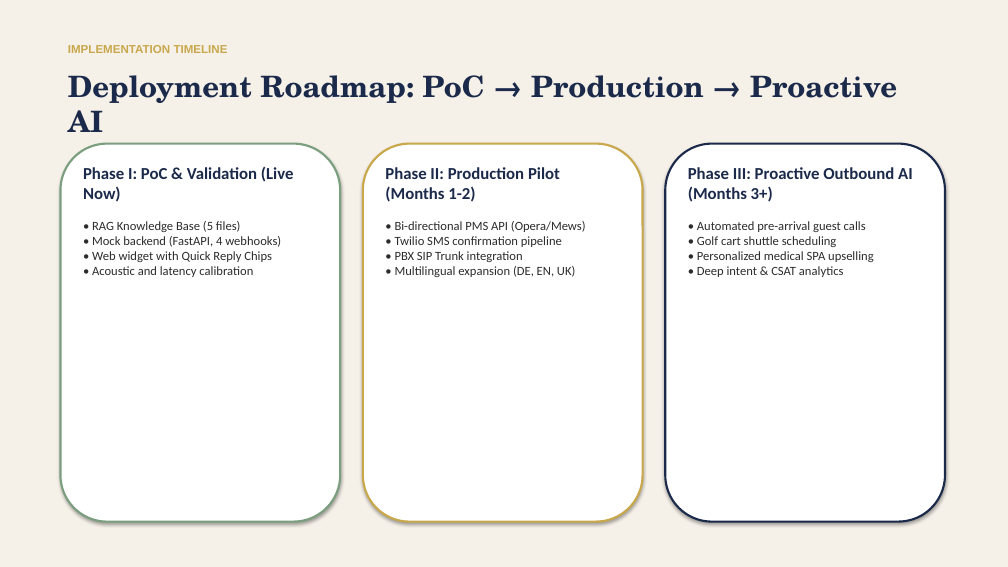
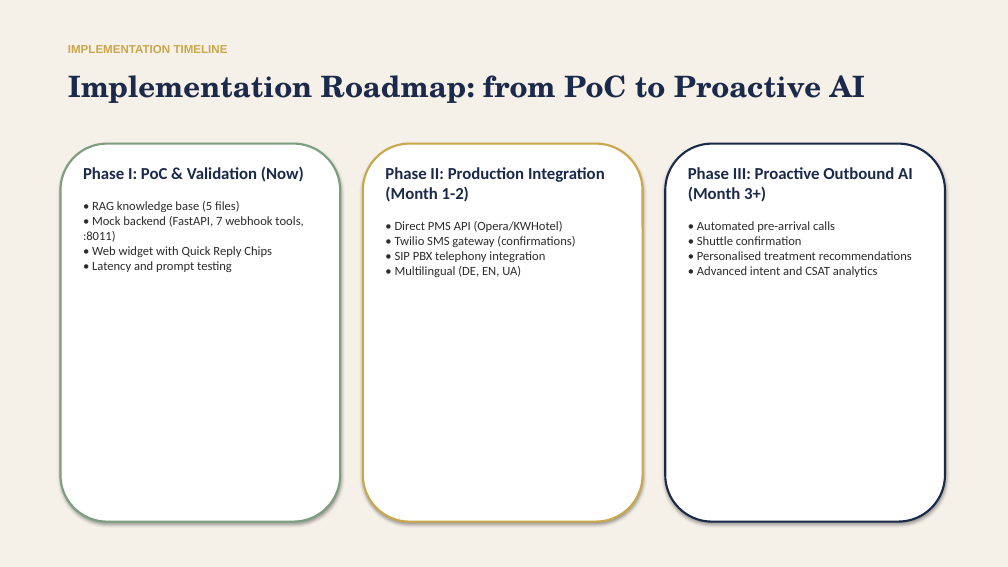
Before and after one commit to kpulka/Elevenlabs_SpaHotel_PoC, a slide deck: slide 13 of presentation/Bukowy_Dwor_Case_Study_EN.pptx. Drawn at 1008x567 pixels with LibreOffice and Linux fonts; fonts in the diff are those of the drawing. Boxes give left, top, right and bottom in pixels: in the first picture for what was removed or moved away, otherwise in the second. Text is boxed around its words. In the diff, an @@ line names an element or a change of style, - is before the commit and + after.

Commit message:
feat(presentation): bilingual deck generator, regenerated PL/EN decks (K3)
- generate_deck.py: --lang pl|en|all, per-language TEXTS, shared layout
- both PPTX rebuilt: 14 slides, 7/7 tools, :8011, no transfer_to_number/8000/4 webhook/$15
- presentation/README.md: real generation path, no stale-binary warning

```diff
--- a/presentation/Bukowy_Dwor_Case_Study_EN.pptx
+++ b/presentation/Bukowy_Dwor_Case_Study_EN.pptx
@@ text at [68,75,865,103]: text changed @@
-Deployment Roadmap: PoC → Production → Proactive AI
+Implementation Roadmap: from PoC to Proactive AI
@@ text at [83,166,304,272]: text changed @@
-Phase I: PoC & Validation (Live Now)
-• RAG Knowledge Base (5 files)
-• Mock backend (FastAPI, 4 webhooks)
-• Web widget with Quick Reply Chips
-• Acoustic and latency calibration
+Phase I: PoC & Validation (Now)
+• RAG knowledge base (5 files)
+• Mock backend (FastAPI, 7 webhook tools, :8011)
+• Web widget with Quick Reply Chips
+• Latency and prompt testing
@@ text at [385,167,605,277]: text changed @@
-Phase II: Production Pilot (Months 1-2)
-• Bi-directional PMS API (Opera/Mews)
-• Twilio SMS confirmation pipeline
-• PBX SIP Trunk integration
-• Multilingual expansion (DE, EN, UK)
+Phase II: Production Integration (Month 1-2)
+• Direct PMS API (Opera/KWHotel)
+• Twilio SMS gateway (confirmations)
+• SIP PBX telephony integration
+• Multilingual (DE, EN, UA)
@@ text at [688,167,913,277]: text changed @@
-Phase III: Proactive Outbound AI (Months 3+)
-• Automated pre-arrival guest calls
-• Golf cart shuttle scheduling
-• Personalized medical SPA upselling
-• Deep intent & CSAT analytics
+Phase III: Proactive Outbound AI (Month 3+)
+• Automated pre-arrival calls
+• Shuttle confirmation
+• Personalised treatment recommendations
+• Advanced intent and CSAT analytics
```
Also in this commit, not shown: 8 other slides changed, 5 slides added, 5 slides removed, 3 other files.
